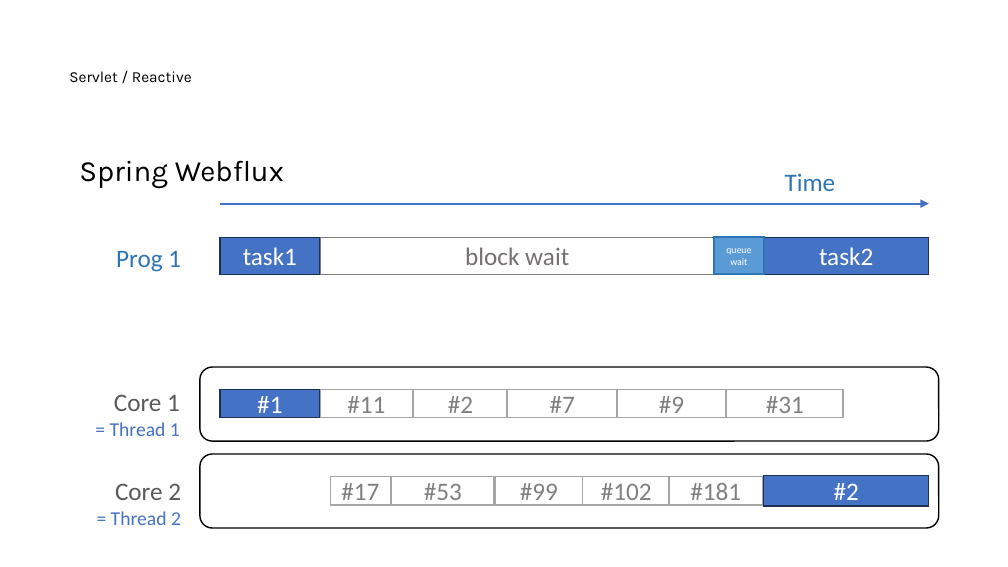
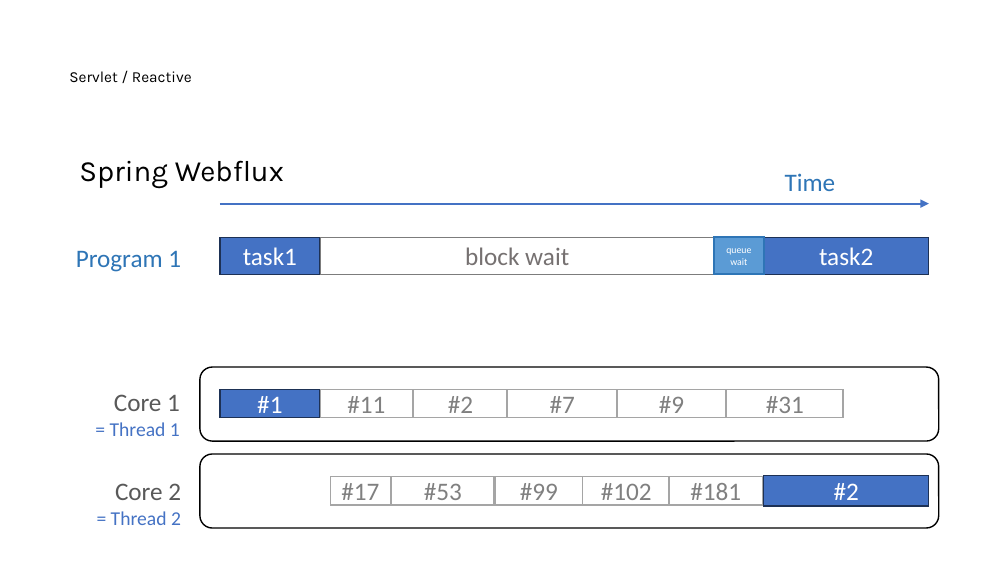
Before and after one commit to nayasis/fastcampus-hyper-webflux, a slide deck: slide 23 of 99.ppt/[Ch4-1. 비동기 서비스 소개] 1-2. 비동기 호출이란 ~ 1-3. Servlet_Reactive.pptx (slide 19 before the commit). Drawn at 1008x567 pixels with LibreOffice and Linux fonts; fonts in the diff are those of the drawing; background and template pictures are left out. Boxes give left, top, right and bottom in pixels: in the first picture for what was removed or moved away, otherwise in the second. Text is boxed around its words. In the diff, an @@ line names an element or a change of style, - is before the commit and + after.

```diff
--- a/99.ppt/[Ch4-1. 비동기 서비스 소개] 1-2. 비동기 호출이란 ~ 1-3. Servlet_Reactive.pptx
+++ b/99.ppt/[Ch4-1. 비동기 서비스 소개] 1-2. 비동기 호출이란 ~ 1-3. Servlet_Reactive.pptx
@@ text at box(76, 250, 181, 272): text changed @@
-Prog 1
+Program 1
```
Also in this commit, not shown: 5 other slides changed, 6 slides added, 2 slides removed.
